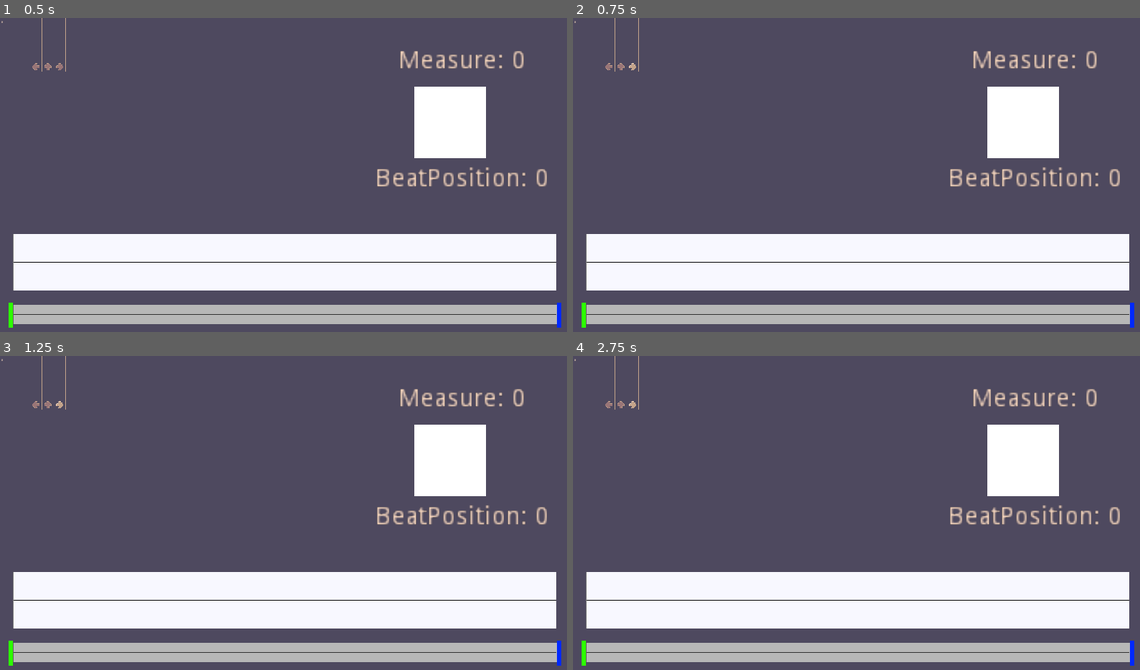
Above: before the commit, frames 1-4 (two rows, left to right).
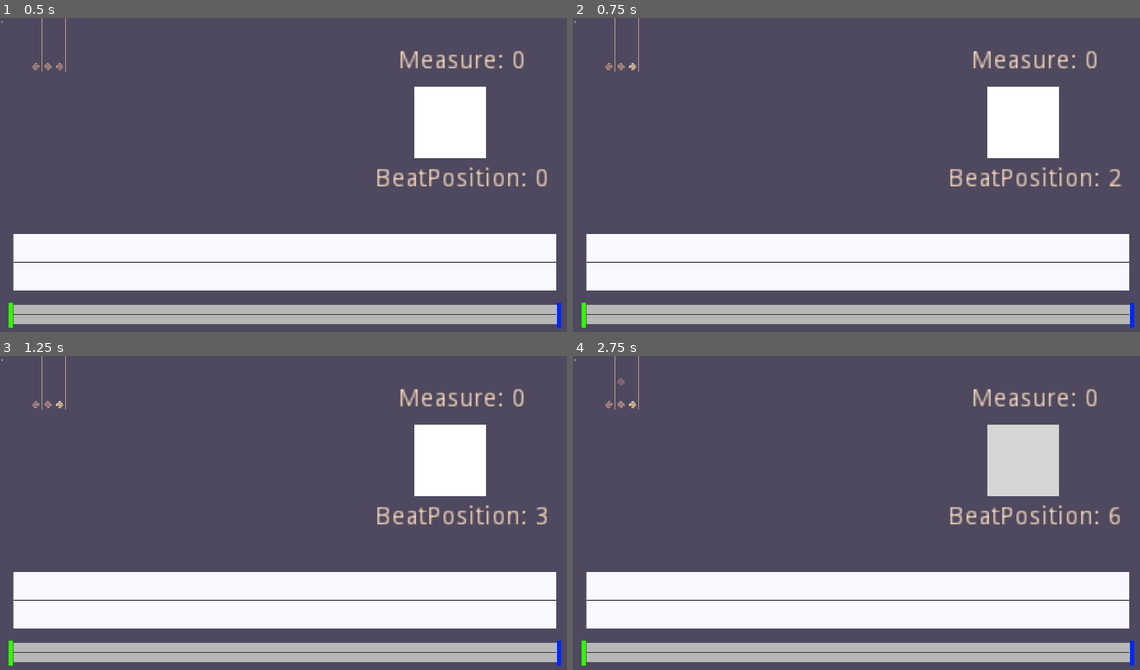
Above: after the commit, the same moments.

Repository: dsat4200/Gyroscope-Game-GD3
Game: Godot game, scene res://Scenes/Brand New.tscn
Two runs of this game, one before a commit and one after it. Both use one fixed random seed, a clock stepped at 60 frames per second and the inputs below. Sound files missing from this copy of the repository are replaced by a short silence.
Inputs (mouse positions are in pixels of both pictures, inside the frame that each line leads up to):
- Up to frame 1 (0.5 s): no input
- Up to frame 2 (0.75 s): tap Enter at 0.5 s; move the mouse to (986, 162) at 0.52 s; hold D (right) from 0.53 s (still down); click (986, 162) at 0.6 s
- Up to frame 3 (1.25 s): keep holding D (right); tap Space (ui_select) at 0.77, 0.8, 1.07 s
- Up to frame 4 (2.75 s): move the mouse to (743, 531) at 1.27 s; release D (right) at 1.28 s; hold Down 1.28-2.03 s; tap Space (ui_select) at 1.35, 1.52, 1.82, 2, 2.3 s; click (743, 531) at 1.55 s; move the mouse to (918, 447) at 2.02 s; hold D (right) from 2.03 s (still down); click (918, 447) at 2.1 s

Frame 1 is identical in both runs. In frame 2, less than 0.1% of the frame differs, in the area x 94-97%, y 48-54%; in frame 3, less than 0.1%; in frame 4, 2.9%, in the area x 7-97%, y 7-53%.

Commit message:
started poking fun - timeline can now play the main audioplayer, and to beat.
next steps: visualize beats, make a way to add beats. A good way to do this might be with our good friend scrubrect. if we can make it into a tool, we might be able to instantiate and modify them at runtime, as well as modify settings like divisions. scale setting and expandrect setting would help (more divisions, etc)

Diff:
--- a/Conductor-Example-master/Scenes/Brand New.tscn
+++ b/Conductor-Example-master/Scenes/Brand New.tscn
@@ -94,7 +94,7 @@
 margin_top = 569.0
 margin_right = 4.0
 margin_bottom = 569.0
-player_path = NodePath("../Conductor")
+conductor_path = NodePath("../Conductor")
 
 [node name="Beat" type="ColorRect" parent="."]
 margin_left = 1388.0
@@ -130,8 +130,6 @@
 anims/beat = SubResource( 2 )
 
 [connection signal="beat" from="Conductor" to="." method="_on_Conductor_beat"]
+[connection signal="beat" from="Conductor" to="sequencer" method="_on_Conductor_beat"]
 [connection signal="beat" from="Conductor" to="Beat" method="_on_Conductor_beat"]
 [connection signal="measure" from="Conductor" to="." method="_on_Conductor_measure"]
-[connection signal="measure" from="Conductor" to="Beat/Measure" method="_on_Conductor_measure"]
-
-[editable path="sequencer"]
--- a/Conductor-Example-master/Scenes/ColorRect.gd
+++ b/Conductor-Example-master/Scenes/ColorRect.gd
@@ -21,6 +21,7 @@
 #	else: color = from_color
 
 
+
 func _on_Conductor_beat(position):
 	#beat = true
 	$anim_player.play("beat")
--- a/Conductor-Example-master/Scripts/Conductor.gd
+++ b/Conductor-Example-master/Scripts/Conductor.gd
@@ -18,6 +18,7 @@
 signal beat(position)
 signal measure(position)
 
+#add function to show beats it calculated?z
 
 func _ready():
 	sec_per_beat = 60.0 / bpm
@@ -28,6 +29,7 @@
 		song_position = get_playback_position() + AudioServer.get_time_since_last_mix()
 		song_position -= AudioServer.get_output_latency()
 		song_position_in_beats = int(floor(song_position / sec_per_beat)) + beats_before_start
+		#print("song_pos: "+String(song_position)+". in beats: "+String(song_position_in_beats))
 		_report_beat()
 
 
@@ -41,25 +43,34 @@
 		measure += 1
 
 
-
 func play_with_beat_offset(num):
 	beats_before_start = num
 	$StartTimer.wait_time = sec_per_beat
 	$StartTimer.start()
 
-
-func closest_beat(nth):
-	closest = int(round((song_position / sec_per_beat) / nth) * nth)
-	time_off_beat = abs(closest * sec_per_beat - song_position)
+func closest_beat(pos, nth):
+	closest = int(round((pos / sec_per_beat) / nth) * nth)
+	time_off_beat = closest * sec_per_beat - pos
+	print("nth: "+ String(nth)+"closest: "+ String(closest)+", off by: "+String(time_off_beat))
 	return Vector2(closest, time_off_beat)
 
+func play_from_nearest_beat(pos):
+	var close = closest_beat(pos, 1)
+	play_from_beat(int(close[0]), 0)
 
 func play_from_beat(beat, offset):
 	play()
-	seek(beat * sec_per_beat)
+	seek_fix(beat * sec_per_beat)
 	beats_before_start = offset
 	measure = beat % measures
 
+func play_from_timecode(time):
+	play()
+	seek_fix(time)
+
+func seek_fix(time):
+	seek(time)
+	#calculate and reset beat values?
 
 func _on_StartTimer_timeout():
 	song_position_in_beats += 1
--- a/Conductor-Example-master/Scripts/Game.gd
+++ b/Conductor-Example-master/Scripts/Game.gd
@@ -30,7 +30,8 @@
 
 func _ready():
 	randomize()
-	#$Conductor.play_with_beat_offset(8)
+	$Conductor.play_with_beat_offset(8)
+	$sequencer.play()
 
 
 func _input(event):
--- a/Conductor-Example-master/Sequencer/AudioClip.gd
+++ b/Conductor-Example-master/Sequencer/AudioClip.gd
@@ -39,12 +39,12 @@
 	return f[sample.format]
 
 func printSampleInfo():
-	print("format:", sampleFormat())
-	print("mix rate:", sample.mix_rate)
-	print("stereo?:", sample.stereo)
-	print("length (seconds):", sample.get_length())
-	print("size(bytes):", sample.data.size())
-	print("bytes per sample:", bytesPerSample)
+	#print("format:", sampleFormat())
+	#print("mix rate:", sample.mix_rate)
+	#print("stereo?:", sample.stereo)
+	#print("length (seconds):", sample.get_length())
+	#print("size(bytes):", sample.data.size())
+	#print("bytes per sample:", bytesPerSample)
 	var s = sample
 	var t = (1.0*s.data.size()) / (bytesPerSample*s.mix_rate)
 	assert(abs(s.get_length() - t) < 0.000001)
@@ -59,7 +59,7 @@
 
 func _draw():
 	if sample:
-		printSampleInfo()
+		#printSampleInfo()
 		var o = Vector2(0,rect_size.y/2)
 		var pen = o + Vector2.ZERO
 		for x in range(rect_size.x):
--- a/Conductor-Example-master/Sequencer/ClipScroller.gd
+++ b/Conductor-Example-master/Sequencer/ClipScroller.gd
@@ -51,16 +51,17 @@
 func play():
 	if head >= end: head = start
 	playing = true
-	conductor.stream = clipNode.sample
-	print("end is:", end)
-	print("length is:", clipNode.sample.get_length())
-	print("playing from ", head)
-	conductor.play(head)
+	#conductor.stream = clipNode.sample
+	#print("end is:", end)
+	#print("length is:", clipNode.sample.get_length())
+	#print("playing from ", head)
+	#conductor.play(head)
+	#replace with signal to play?
 	yield(conductor, "finished")
 
 func stop():
 	self.playing = false
-	conductor.stop()
+	#conductor.stop()
 
 func timeToPixels(t:float) -> float:
 		#print(String(t)+" * " + String(mix_rate)+" / "+String(timeScale) + "= "+String(t*mix_rate/timeScale))
@@ -78,15 +79,20 @@
 		hoverNode.rect_position.x = big_hover_head.rect_position.x
 
 	if Input.is_action_just_pressed("ui_scrub") and (hover or hover_nav):
-		self.head = pixelsToTime(hoverNode.rect_global_position.x - rect_position.x)
-		stop()
-		play()
+		#print(String(self.head))
+		#self.head = pixelsToTime(hoverNode.rect_global_position.x - rect_position.x)
+		play_from_timecode(pixelsToTime(hoverNode.rect_global_position.x - rect_position.x))
+		#replace with signal to stop?
+		#replace with signal to play
+
+func play_from_timecode(pos):
+	conductor.play_from_nearest_beat(pos)
 
 func _process(dt):
 	if playing:
-		self.head += dt
-		if self.head > self.end:
-			playing = false
+		self.head = conductor.song_position #if playing, head is set to song_pos
+#		if self.head > self.end:
+#			playing = false
 
 var hover = false
 var hover_nav = false
@@ -108,6 +114,5 @@
 func _on_card_mouse_exited():
 	hover_nav = false
 
-
 func _on_card_item_rect_changed():
 	pass # Replace with function body.
--- a/Conductor-Example-master/Sequencer/Sequencer.gd
+++ b/Conductor-Example-master/Sequencer/Sequencer.gd
@@ -3,12 +3,16 @@
 # project settings > audio > enable audio input
 export var clip : AudioStreamSample
 
-export(NodePath) var player_path
-onready var player = get_node(player_path)
+export(NodePath) var conductor_path
+onready var conductor = get_node(conductor_path)
 
 func _ready():
-	$ClipScroller.conductor = player
+	$ClipScroller.conductor = conductor
 	import_clip()
+
+
+func play():
+	$ClipScroller.play()
 
 func import_clip():
 	var s : AudioStreamSample = $ClipScroller.sample
@@ -24,7 +28,7 @@
 	if Input.is_action_just_released("ui_select"):
 		if $ClipScroller.playing:
 			$ClipScroller.stop()
-			print("head stopped at:", $ClipScroller.head)
+			#print("head stopped at:", $ClipScroller.head)
 		else: $ClipScroller.play()
 
 #func _input(event):
@@ -37,3 +41,7 @@
 #			$ClipScroller.sample = $Prompter.sample
 #		if event.scancode == KEY_HOME:
 #			$ClipScroller.head = 0.0
+
+
+func _on_Conductor_beat(position):
+	pass # Replace with function body.
